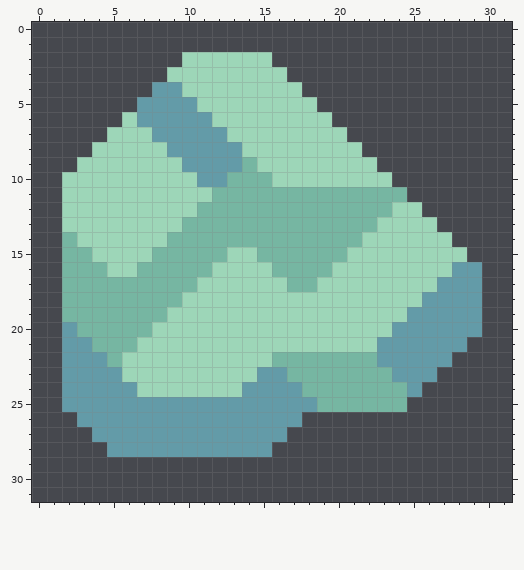
Two states of a pixel-art sprite, sprites/Items/geliarin.png. This is how it looked before the edit.
The file is 32x32 pixels.
New version:
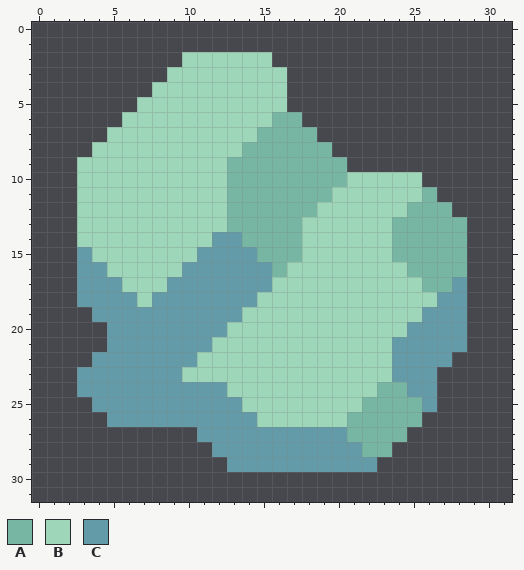
Palette (. is transparent): A #76b6a2  B #9dd6b8  C #639ba8
Difference:
{"y":4,"x":8,"old":"CC","new":"BB"}
{"y":4,"x":17,"old":"B","new":"."}
{"y":5,"x":7,"old":"CCCC","new":"BBBB"}
{"y":5,"x":17,"old":"BB","new":".."}
{"y":6,"x":7,"old":"CCCCC","new":"BBBBB"}
{"y":6,"x":16,"old":"BBBB","new":"AA.."}
{"y":7,"x":8,"old":"CCCCC","new":"BBBBB"}
{"y":7,"x":15,"old":"BBBBBB","new":"AAAA.."}
{"y":8,"x":9,"old":"CCCCCBBBBBBBB","new":"BBBBBAAAAAA.."}
{"y":9,"x":10,"old":"CCCC","new":"BBBA"}
{"y":9,"x":15,"old":"BBBBBBBB","new":"AAAAAA.."}
{"y":10,"x":2,"old":"B","new":"."}
{"y":10,"x":11,"old":"CC","new":"BB"}
{"y":10,"x":16,"old":"BBBBB","new":"AAAAA"}
{"y":10,"x":24,"old":"..","new":"BB"}
{"y":11,"x":2,"old":"B","new":"."}
{"y":11,"x":12,"old":"A","new":"B"}
{"y":11,"x":20,"old":"AAAAA..","new":"BBBBBBA"}
{"y":12,"x":2,"old":"B","new":"."}
{"y":12,"x":11,"old":"AA","new":"BB"}
{"y":12,"x":19,"old":"AAAAA","new":"BBBBB"}
{"y":12,"x":25,"old":"B..","new":"AAA"}
{"y":13,"x":2,"old":"B","new":"."}
{"y":13,"x":10,"old":"AAA","new":"BBB"}
{"y":13,"x":18,"old":"AAAAA","new":"BBBBB"}
{"y":13,"x":24,"old":"BBB..","new":"AAAAA"}
{"y":14,"x":2,"old":"A","new":"."}
{"y":14,"x":9,"old":"AAAAA","new":"BBBCC"}
{"y":14,"x":18,"old":"AAAA","new":"BBBB"}
{"y":14,"x":24,"old":"BBBB.","new":"AAAAA"}
{"y":15,"x":2,"old":"AA","new":".C"}
{"y":15,"x":8,"old":"AAAAABB","new":"BBBCCCC"}
{"y":15,"x":18,"old":"AAA","new":"BBB"}
{"y":15,"x":24,"old":"BBBBB","new":"AAAAA"}
{"y":16,"x":2,"old":"AAA","new":".CC"}
{"y":16,"x":7,"old":"AAAAABBBB","new":"BBBCCCCCC"}
{"y":16,"x":17,"old":"AAA","new":"BBB"}
{"y":16,"x":25,"old":"BBBCC","new":"AAAA."}
{"y":17,"x":2,"old":"AAAAAAAAABBBBB","new":".CCCBBBCCCCCCC"}
{"y":17,"x":17,"old":"AA","new":"BB"}
{"y":17,"x":26,"old":"BC","new":"AA"}
{"y":17,"x":29,"old":"C","new":"."}
{"y":18,"x":2,"old":"AAAAAAAABBBBB","new":".CCCCBCCCCCCC"}
{"y":18,"x":26,"old":"C","new":"B"}
{"y":18,"x":29,"old":"C","new":"."}
{"y":19,"x":2,"old":"AAAAAAABBBBB","new":"..CCCCCCCCCC"}
{"y":19,"x":25,"old":"C","new":"B"}
{"y":19,"x":29,"old":"C","new":"."}
{"y":20,"x":2,"old":"CAAAAABBBBB","new":"...CCCCCCCC"}
{"y":20,"x":24,"old":"C","new":"B"}
{"y":20,"x":29,"old":"C","new":"."}
{"y":21,"x":2,"old":"CCAAABBBBB","new":"...CCCCCCC"}
{"y":21,"x":23,"old":"C","new":"B"}
{"y":22,"x":2,"old":"CC","new":".."}
{"y":22,"x":5,"old":"ABBBBB","new":"CCCCCC"}
{"y":22,"x":16,"old":"AAAAAAAC","new":"BBBBBBBB"}
{"y":23,"x":2,"old":"C","new":"."}
{"y":23,"x":6,"old":"BBBB","new":"CCCC"}
{"y":23,"x":15,"old":"CCAAAAAAA","new":"BBBBBBBBB"}
{"y":24,"x":2,"old":"C","new":"."}
{"y":24,"x":7,"old":"BBBBBB","new":"CCCCCC"}
{"y":24,"x":14,"old":"CCCCAAAAA","new":"BBBBBBBBB"}
{"y":24,"x":26,"old":".","new":"C"}
{"y":25,"x":2,"old":"CC","new":".."}
{"y":25,"x":14,"old":"CCCCCAAA","new":"BBBBBBBB"}
{"y":25,"x":25,"old":"..","new":"AC"}
{"y":26,"x":3,"old":"CC","new":".."}
{"y":26,"x":15,"old":"CCC........","new":"BBBBBBAAAAA"}
{"y":27,"x":4,"old":"CCCCCCC","new":"......."}
{"y":27,"x":17,"old":"........","new":"CCCCAAAA"}
{"y":28,"x":5,"old":"CCCCCCC","new":"......."}
{"y":28,"x":16,"old":"........","new":"CCCCCCAA"}
{"y":29,"x":13,"old":"..........","new":"CCCCCCCCCC"}
